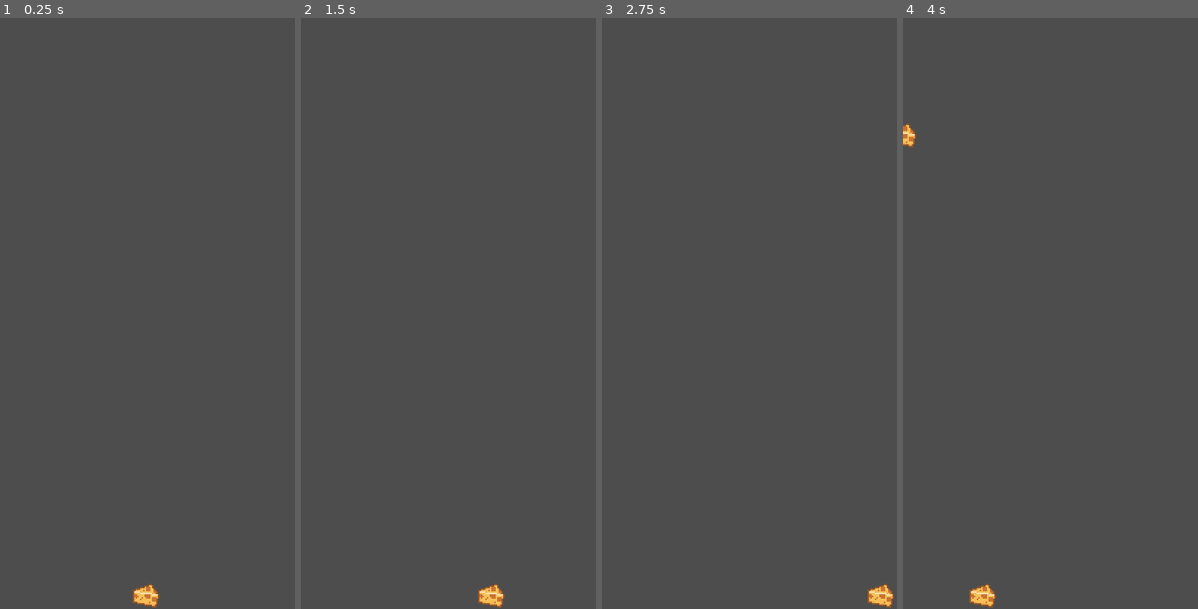
Above: before the commit, frames 1-4 (left to right).
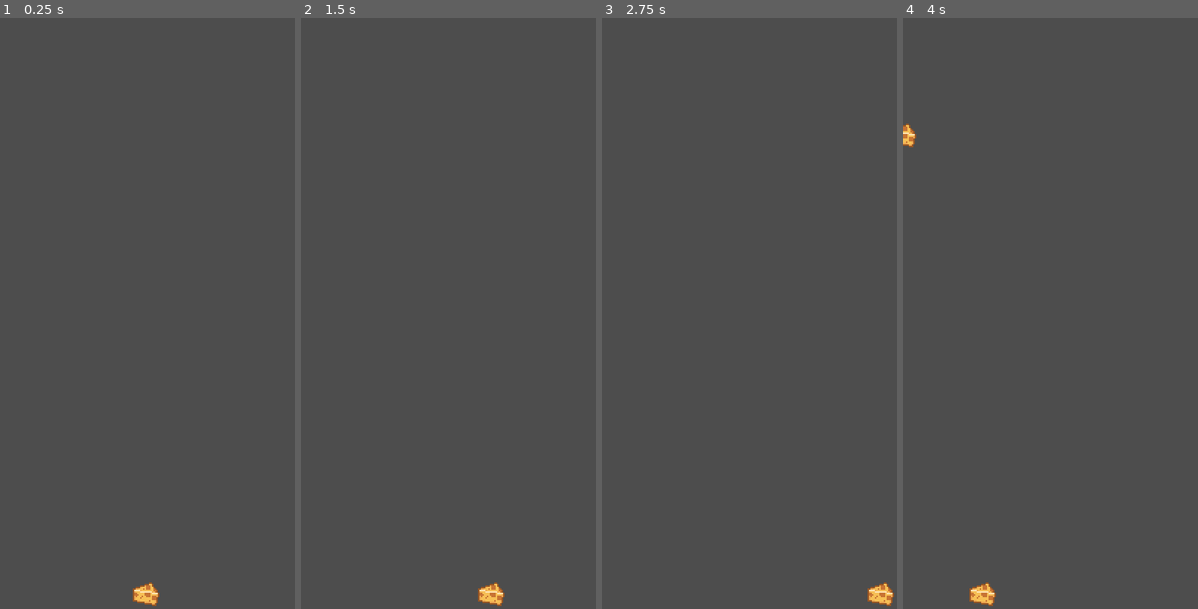
Above: after the commit, the same moments.

Repository: DamDro95/stacking-game
Game: Godot game, scene res://Scripts/node_2d.tscn
Two runs of this game, one before a commit and one after it. Both use one fixed random seed, a clock stepped at 60 frames per second and the inputs below.
Inputs:
- Up to frame 1 (0.25 s): no input
- Up to frame 2 (1.5 s): tap Enter at 0.5 s; hold Right (ui_right) 0.53-1.28 s; tap Space at 1.25 s; hold Left (ui_left) from 1.28 s (still down)
- Up to frame 3 (2.75 s): release Left (ui_left) at 2.03 s; hold Right (ui_right) from 2.03 s (still down)
- Up to frame 4 (4 s): release Right (ui_right) at 3.53 s; hold Left (ui_left) from 3.53 s (still down)

The runs differ from the first frame. In frame 1, 0.2% of the frame differs, in the area x 45-54%, y 95-100%; in frame 2, 0.2%; in frame 3, 0.2%; in frame 4, 0.2%.

Commit message:
Added stack detection

Diff:
--- a/Scenes/Player.tscn
+++ b/Scenes/Player.tscn
@@ -4,6 +4,7 @@
 [ext_resource type="Texture2D" uid="uid://d4m5tex5dwkxl" path="res://Assets/Cheese.png" id="2_kyqiw"]
 
 [sub_resource type="RectangleShape2D" id="RectangleShape2D_3vtpo"]
+size = Vector2(20, 17)
 
 [sub_resource type="SpriteFrames" id="SpriteFrames_gntrk"]
 animations = [{
@@ -16,11 +17,24 @@
 "speed": 5.0
 }]
 
+[sub_resource type="RectangleShape2D" id="RectangleShape2D_kyqiw"]
+size = Vector2(40, 30)
+
 [node name="Player" type="CharacterBody2D" unique_id=826308022]
 script = ExtResource("1_rpqav")
 
 [node name="CollisionShape2D" type="CollisionShape2D" parent="." unique_id=1746106341]
+position = Vector2(0, -1.5)
 shape = SubResource("RectangleShape2D_3vtpo")
 
 [node name="AnimatedSprite2D" type="AnimatedSprite2D" parent="." unique_id=522967555]
+position = Vector2(0, -1)
 sprite_frames = SubResource("SpriteFrames_gntrk")
+
+[node name="Area2D" type="Area2D" parent="." unique_id=1184400416]
+
+[node name="CollisionShape2D" type="CollisionShape2D" parent="Area2D" unique_id=918156257]
+position = Vector2(1, -5)
+shape = SubResource("RectangleShape2D_kyqiw")
+
+[connection signal="area_entered" from="Area2D" to="." method="_on_area_2d_area_entered"]
--- a/Scenes/StackableObject.tscn
+++ b/Scenes/StackableObject.tscn
@@ -13,5 +13,3 @@
 
 [node name="CollisionShape2D" type="CollisionShape2D" parent="." unique_id=1123736785]
 shape = SubResource("RectangleShape2D_2g4t8")
-
-[connection signal="body_entered" from="." to="." method="_on_body_entered"]
--- a/Scripts/main.gd
+++ /dev/null
@@ -1,11 +0,0 @@
-extends Node2D
-
-# Called when the node enters the scene tree for the first time.
-func _ready() -> void:
-	$StackableObject.stack.connect(_stack)
-	$StackableObject2.stack.connect(_stack)
-	$StackableObject3.stack.connect(_stack)
-
-	pass # Replace with function body.
-func _stack() -> void:
-	print('stack')
--- a/Scripts/node_2d.gd
+++ b/Scripts/node_2d.gd
@@ -15,7 +15,6 @@
 	var y_value: float = randf_range(p1.y, p2.y)
 	# Set the random values into a Vector2
 	var random_position: Vector2 = Vector2(x_value, y_value)
-
 	return(random_position)
 
 func spawn_stackable():
--- a/Scripts/stackable_object.gd
+++ b/Scripts/stackable_object.gd
@@ -1,7 +1,4 @@
 extends Area2D
-
-signal stack
-signal delete
 
 # Called when the node enters the scene tree for the first time.
 func _ready() -> void:
@@ -10,10 +7,3 @@
 # Called every frame. 'delta' is the elapsed time since the previous frame.
 func _process(delta: float) -> void:
 	position.y += 100 * delta
-
-
-func _on_body_entered(body: Node2D) -> void:
-	if(body.name == 'Player'):
-		stack.emit()
-	else:
-		delete.emit()
--- a/character_body_2d.gd
+++ b/character_body_2d.gd
@@ -2,6 +2,8 @@
 
 const SPEED = 300.0
 const JUMP_VELOCITY = -400.0
+
+var stack: Array[Area2D] = []
 
 func _physics_process(delta: float) -> void:
 	# Get the input direction and handle the movement/deceleration.
@@ -13,3 +15,8 @@
 		velocity.x = move_toward(velocity.x, 0, SPEED)
 
 	move_and_slide()
+
+func _on_area_2d_area_entered(area: Area2D) -> void:
+	area.reparent(self)
+	stack.append(area)
+	print(stack)
Not shown, removed: Scripts/main.gd.uid
Not shown: 1 places in Scripts/node_2d.tscn that only renumber resources
